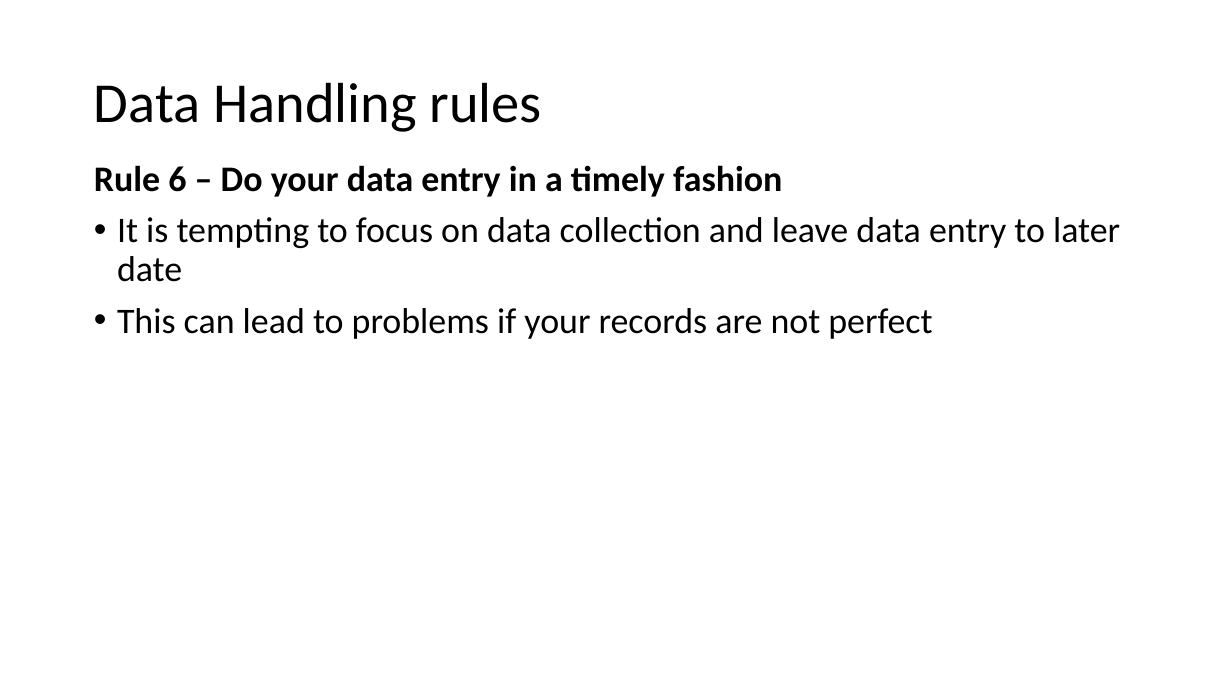
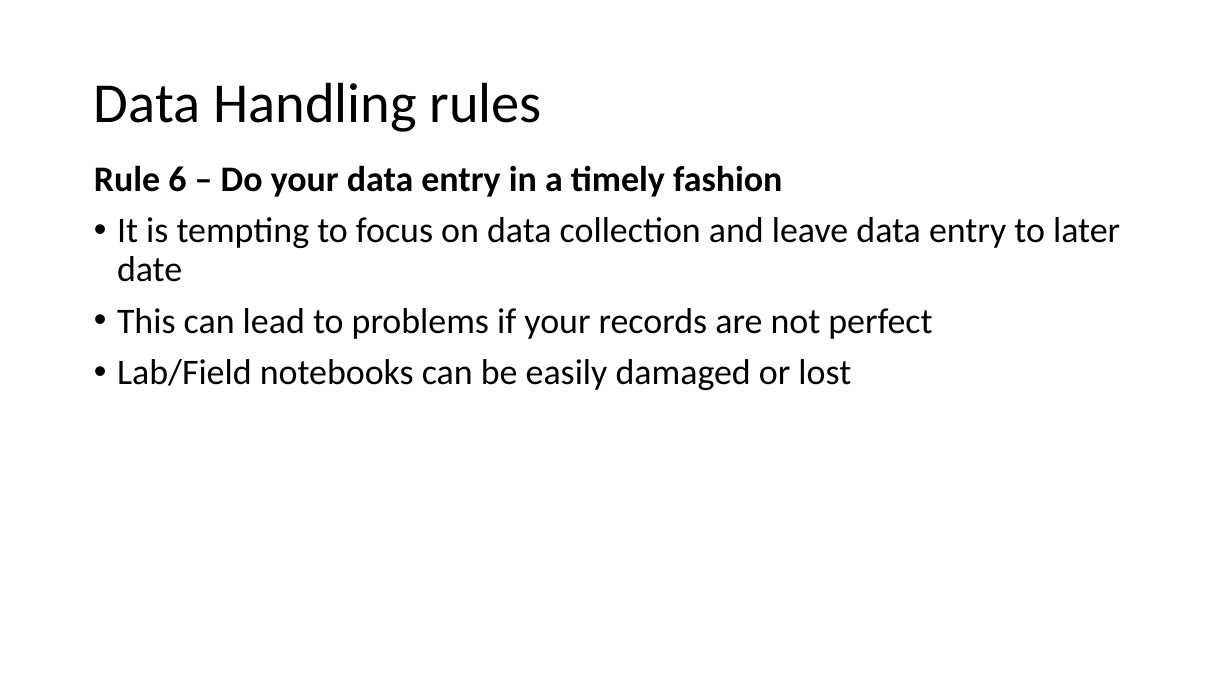
Before and after one commit to bioinformatics-core-shared-training/Managing-your-research-data, a slide deck: slide 22 of data_formatting.pptx. Drawn at 1232x693 pixels with LibreOffice and Linux fonts; fonts in the diff are those of the drawing; background and template pictures are left out. Boxes give left, top, right and bottom in pixels: in the first picture for what was removed or moved away, otherwise in the second. Text is boxed around its words. In the diff, an @@ line names an element or a change of style, - is before the commit and + after.

Commit message:
Minor addition to one slide

```diff
--- a/data_formatting.pptx
+++ b/data_formatting.pptx
@@ text at <box>117,359,851,390</box>: paragraph added @@
+• Lab/Field notebooks can be easily damaged or lost
```
Also in this commit, not shown: 1 other file.
